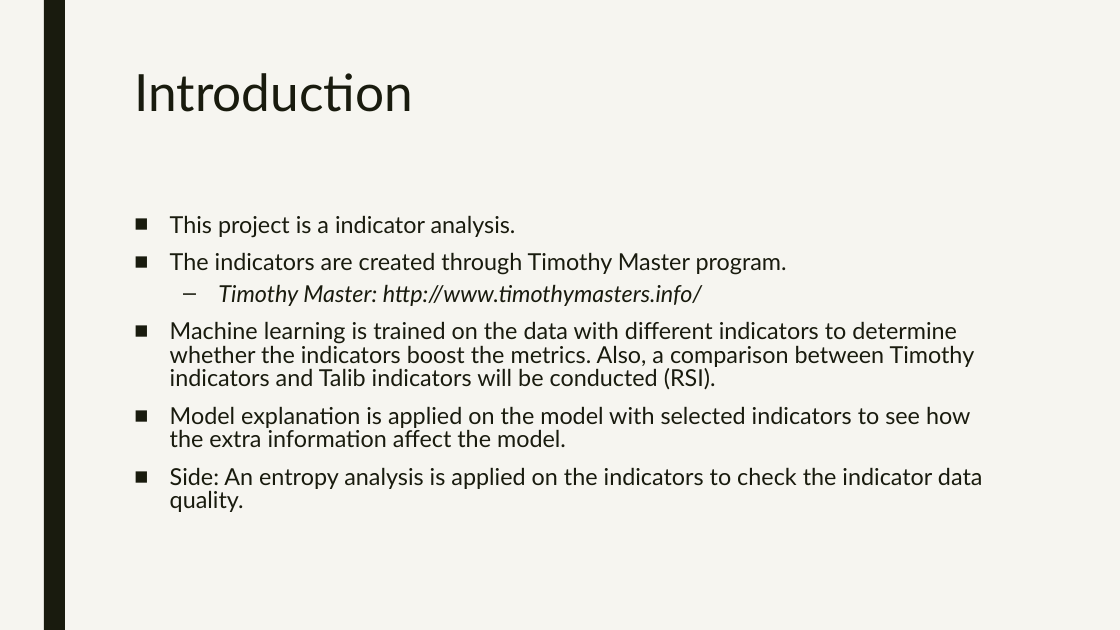
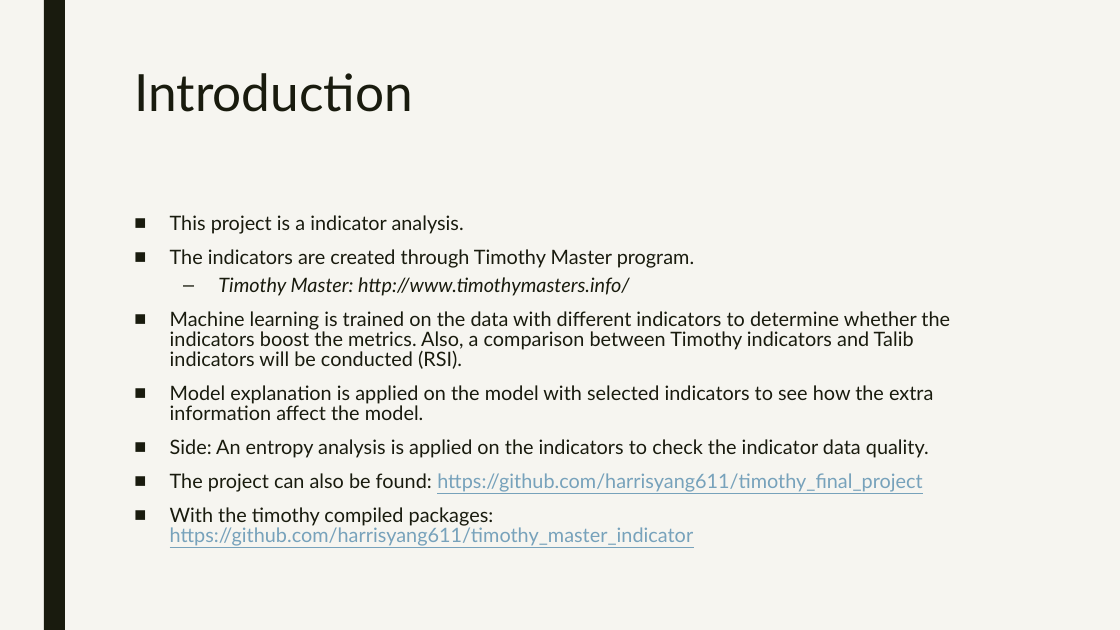
Before and after one commit to harrisyang611/timothy_indicator_project, a slide deck: slide 2 of slides/presentation.pptx. Drawn at 1120x630 pixels with LibreOffice and Linux fonts; fonts in the diff are those of the drawing. Boxes give left, top, right and bottom in pixels: in the first picture for what was removed or moved away, otherwise in the second. Text is boxed around its words. In the diff, an @@ line names an element or a change of style, - is before the commit and + after.

Commit message:
ppt add github link

```diff
--- a/slides/presentation.pptx
+++ b/slides/presentation.pptx
@@ text at [170,215,950,458]: size 20 to 17 pt in "This project is a indicator analysis.", "The indicators are created through Timothy Master ...", "Timothy Master: http://www.timothymasters.info/", "Machine learning is trained on the data ..." and 2 more places @@
@@ text at [170,473,922,546]: paragraphs added @@
+■ The project can also be found: https://github.com/harrisyang611/timothy_final_project
+■ With the timothy compiled packages: https://github.com/harrisyang611/timothy_master_indicator
```
Also in this commit, not shown: 1 other file.
